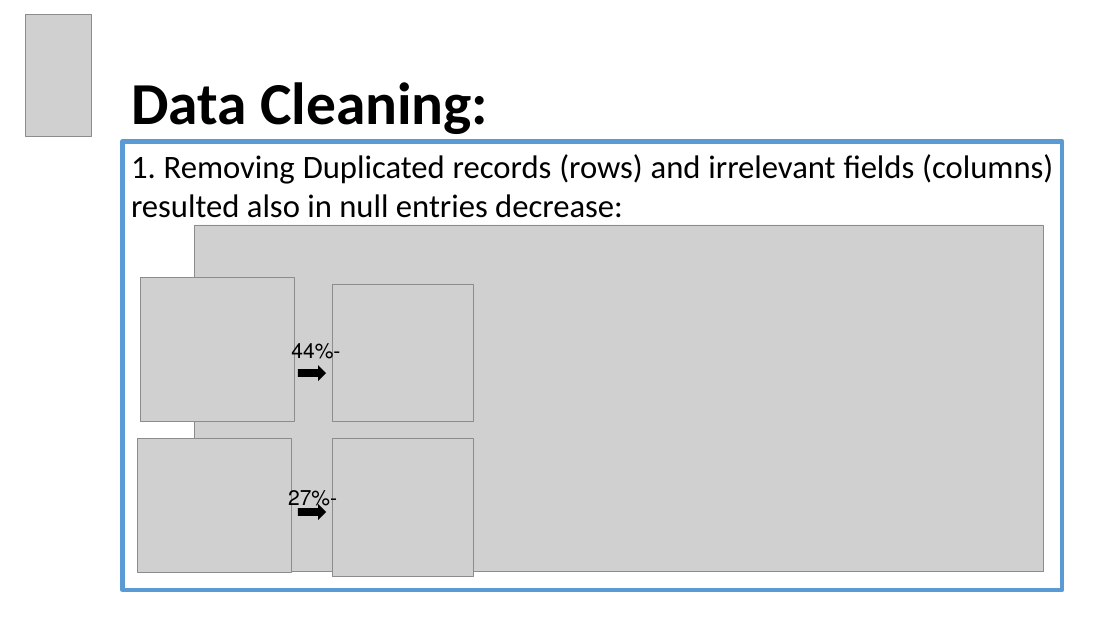
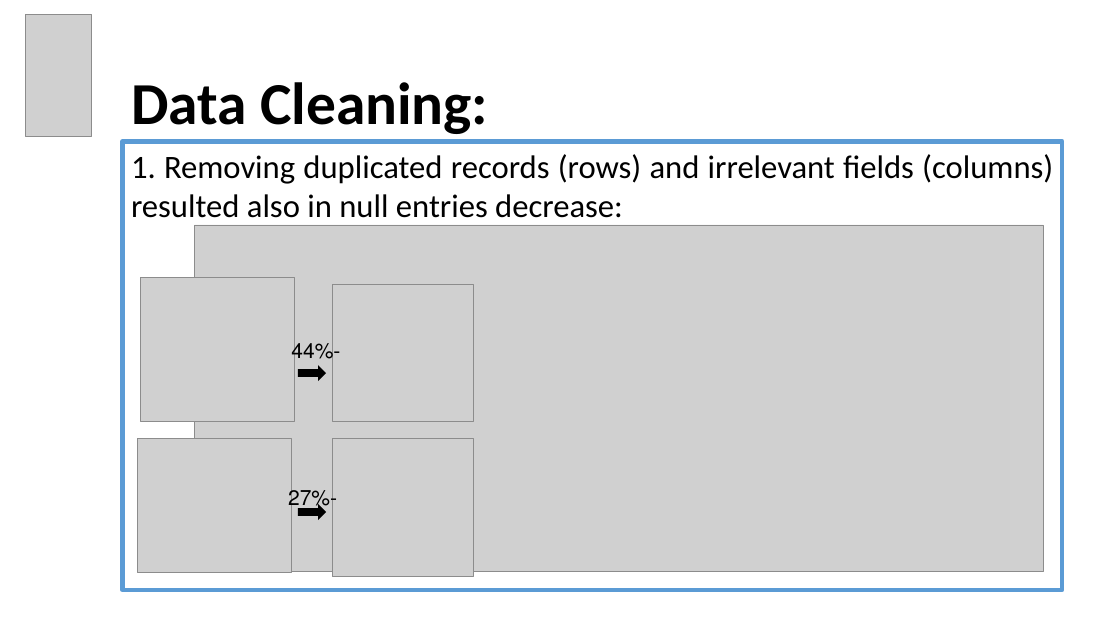
Before and after one commit to EyalVultz/Fianl-Project-Data-Analyst-Program-Hebrew-University-of-Jerusalem-Class-4-Group-2, a slide deck: slide 5 of Final Project Data Analyst Program Hebrew University of Jerusalem Class No. 4 Group 2.pptx. Drawn at 1120x630 pixels with LibreOffice and Linux fonts; fonts in the diff are those of the drawing; grey boxes stand for pictures. Boxes give left, top, right and bottom in pixels: in the first picture for what was removed or moved away, otherwise in the second. Text is boxed around its words. In the diff, an @@ line names an element or a change of style, - is before the commit and + after.

```diff
--- a/Final Project Data Analyst Program Hebrew University of Jerusalem Class No. 4 Group 2.pptx
+++ b/Final Project Data Analyst Program Hebrew University of Jerusalem Class No. 4 Group 2.pptx
@@ text in rectangle at bbox=[131, 154, 1053, 218]: text changed @@
-1. Removing Duplicated records (rows) and irrelevant fields (columns) resulted also in null entries decrease:
+1. Removing duplicated records (rows) and irrelevant fields (columns) resulted also in null entries decrease:
```
Also in this commit, not shown: 11 other slides changed.
